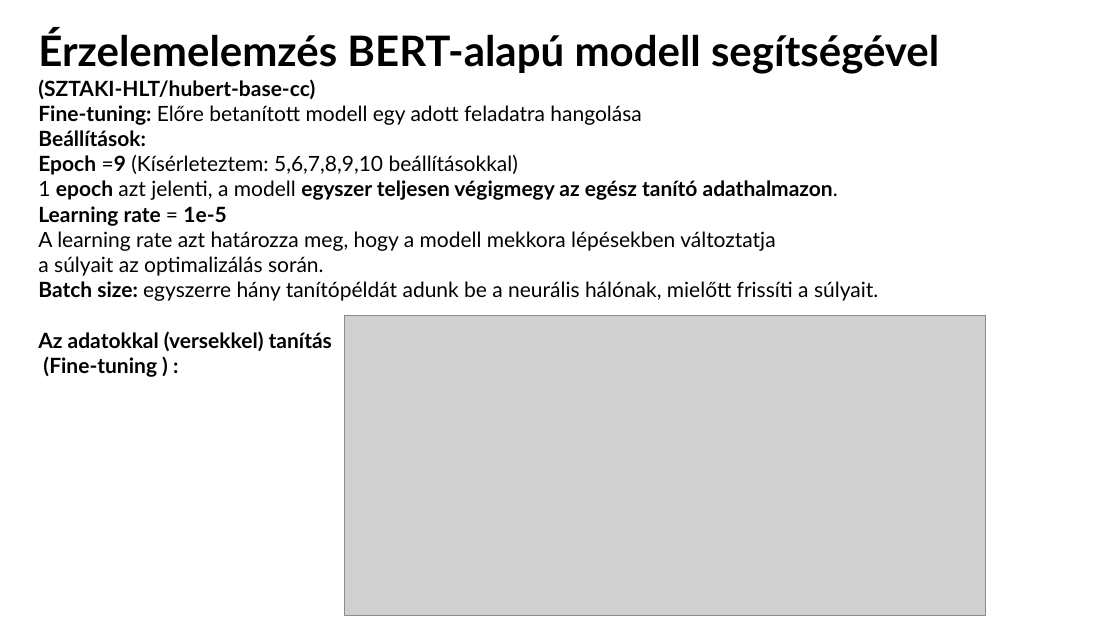
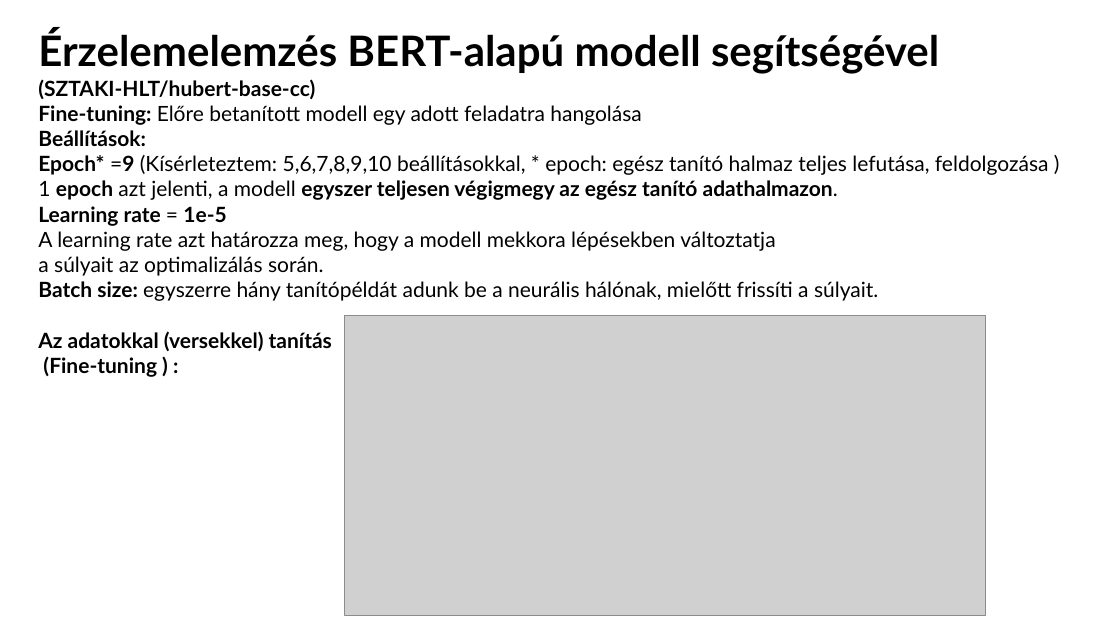
Before and after one commit to minorharpman/erzelemelemzes, a slide deck: slide 6 of Erzelemelemzes.pptx. Drawn at 1120x630 pixels with LibreOffice and Linux fonts; fonts in the diff are those of the drawing; grey boxes stand for pictures. Boxes give left, top, right and bottom in pixels: in the first picture for what was removed or moved away, otherwise in the second. Text is boxed around its words. In the diff, an @@ line names an element or a change of style, - is before the commit and + after.

```diff
--- a/Erzelemelemzes.pptx
+++ b/Erzelemelemzes.pptx
@@ text at <box>38,155,1049,175</box>: text changed @@
-Epoch =9 (Kísérleteztem: 5,6,7,8,9,10 beállításokkal)
+Epoch* =9 (Kísérleteztem: 5,6,7,8,9,10 beállításokkal, * epoch: egész tanító halmaz teljes lefutása, feldolgozása )
```
Also in this commit, not shown: 1 other file.
